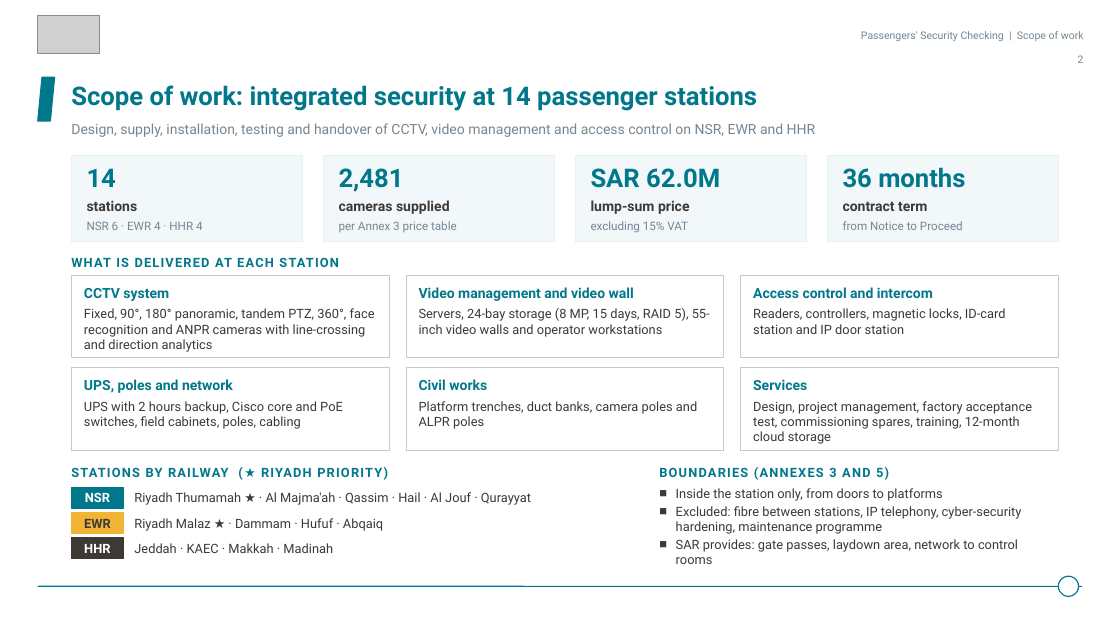
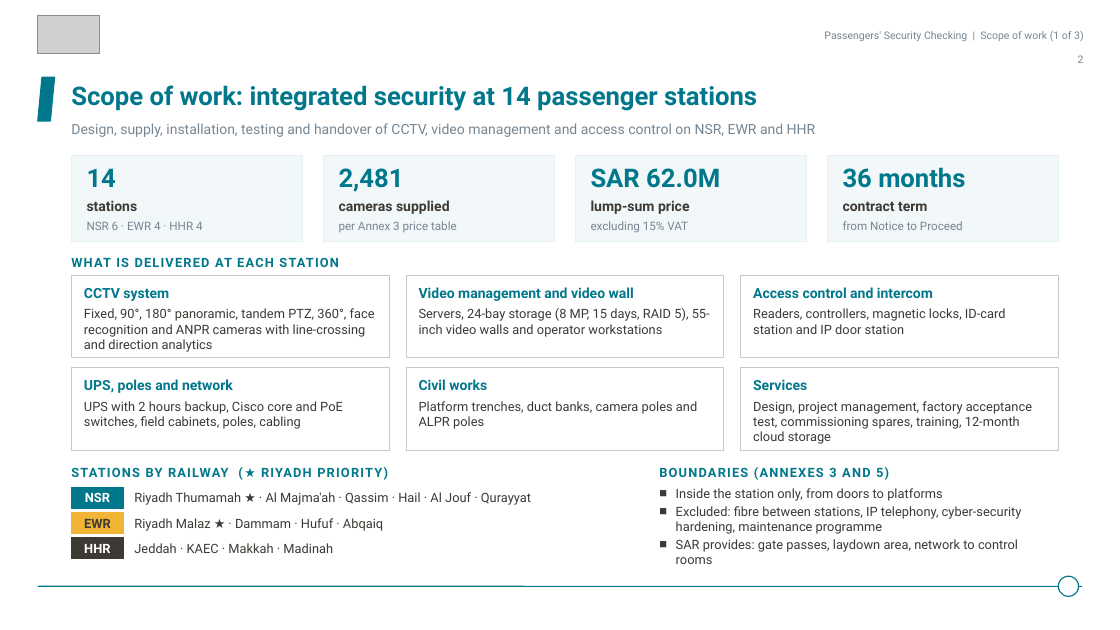
Before and after one commit to mostafaessam8-source/sar-security-program, a slide deck: slide 2 of presentation/SAR_Security_Program_Presentation.pptx. Drawn at 1120x630 pixels with LibreOffice and Linux fonts; fonts in the diff are those of the drawing; grey boxes stand for pictures. Boxes give left, top, right and bottom in pixels: in the first picture for what was removed or moved away, otherwise in the second. Text is boxed around its words. In the diff, an @@ line names an element or a change of style, - is before the commit and + after.

```diff
--- a/presentation/SAR_Security_Program_Presentation.pptx
+++ b/presentation/SAR_Security_Program_Presentation.pptx
@@ text at box(824, 31, 1084, 41): text changed @@
-Passengers' Security Checking | Scope of work
+Passengers' Security Checking | Scope of work (1 of 3)
```
Also in this commit, not shown: 2 other slides changed, 2 slides added.
